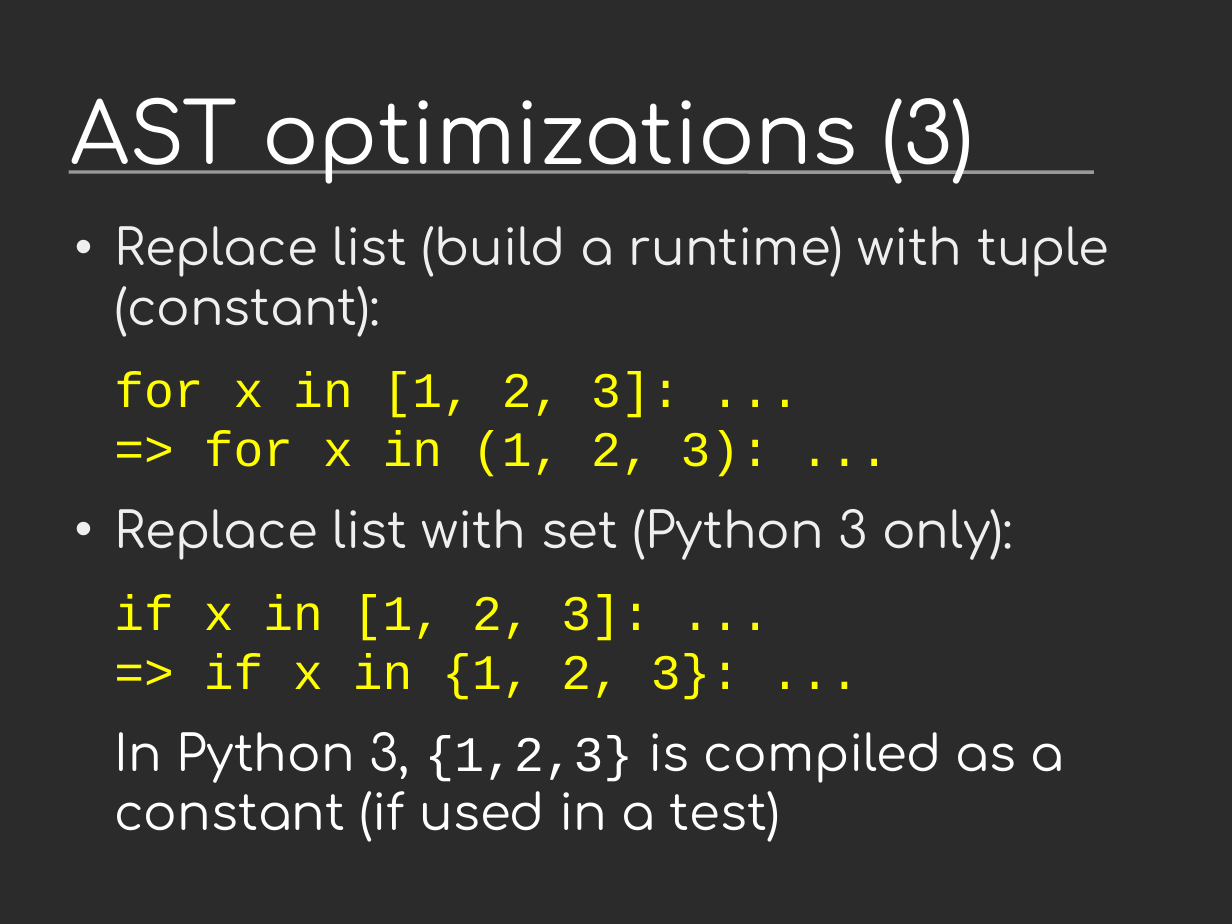
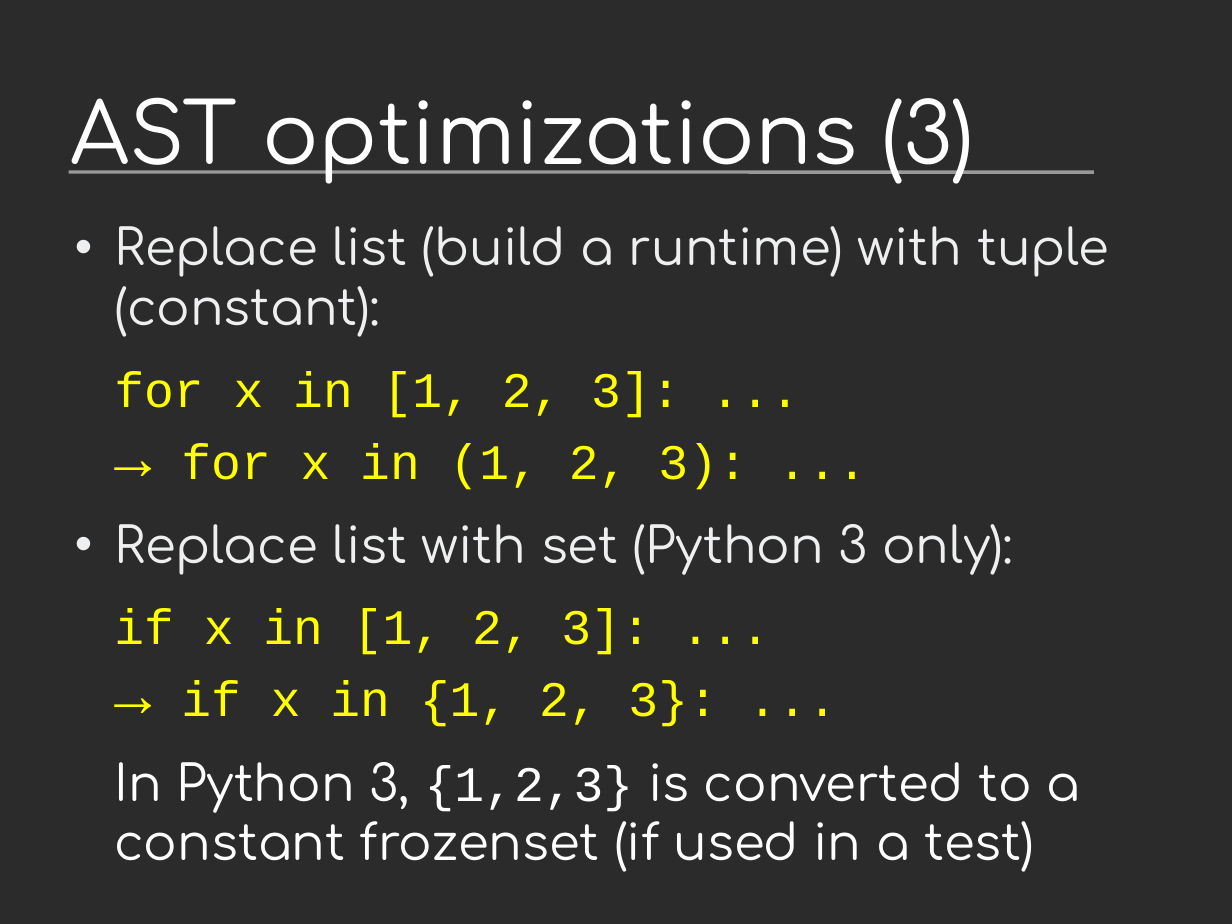
Before and after one commit to vstinner/talks, a slide deck: slide 13 of 2013-FOSDEM/faster_cpython.odp (slide 11 before the commit). Drawn at 1232x924 pixels with LibreOffice and Linux fonts; fonts in the diff are those of the drawing; background and template pictures are left out; a plain dark background stands for a picture behind light text. Boxes give left, top, right and bottom in pixels: in the first picture for what was removed or moved away, otherwise in the second. Text is boxed around its words. In the diff, an @@ line names an element or a change of style, - is before the commit and + after.

```diff
--- a/2013-FOSDEM/faster_cpython.odp
+++ b/2013-FOSDEM/faster_cpython.odp
@@ text at (114, 371, 747, 490): text changed @@
-for x in [1, 2, 3]: ...
-=> for x in (1, 2, 3): ...
+for x in [1, 2, 3]: ...
+→ for x in (1, 2, 3): ...
@@ text at (114, 609, 1080, 872): text changed @@
-if x in [1, 2, 3]: ...
-=> if x in {1, 2, 3}: ...
-In Python 3, {1,2,3} is compiled as a constant (if used in a test)
+if x in [1, 2, 3]: ...
+→ if x in {1, 2, 3}: ...
+In Python 3, {1,2,3} is converted to a constant frozenset (if used in a test)
```
Also in this commit, not shown: 14 other slides changed, 5 slides added, 1 other file.
